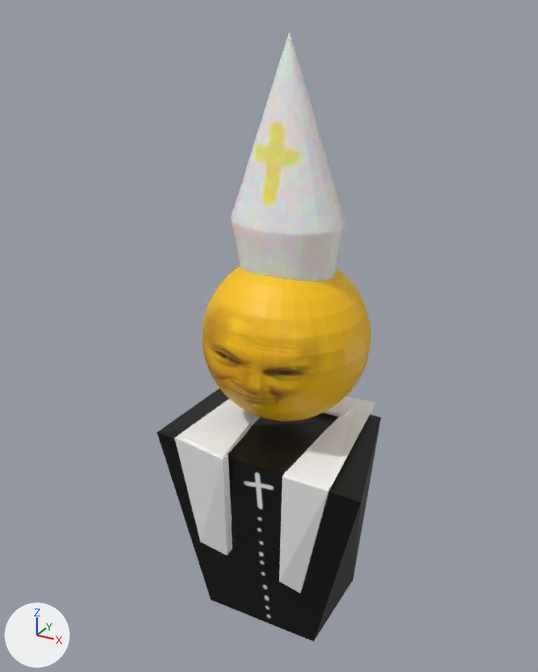
Renders of the Blender file Models/biskup.blend from each side of a commit.
Camera for both pictures: a 50 mm camera at (0.933, -1.803, 1.862) aimed at (-0.044, -0.026, 0.974). Every picture has the same lights, and +X, +Y and +Z are marked at lower left.
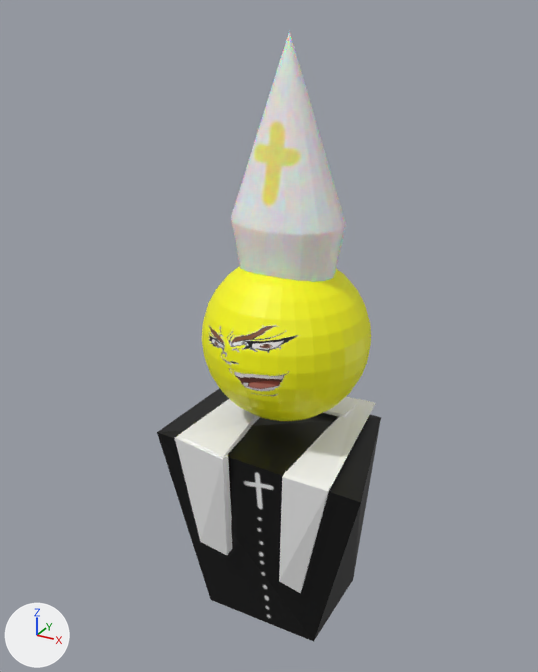
Location of each change, [x1, y1, x2, y2] in pixels of the pictures (538 x 672 px):
```json
{"object": "Cube", "change": "surface changed", "before": [202, 266, 371, 421], "after": [202, 266, 371, 421]}
```

Scene script edits in JSON lines:
```json
{"op": "add", "block": "img_biskup_glowa", "code": ["img_biskup_glowa = load_image('biskup glowa', '../Assets/Textures/biskup twarz.png', 1024, 1024, 'sRGB')"]}
{"op": "set", "path": "mat_material_005.texture", "old": "img_ksiadz_twarz_png", "new": "img_biskup_glowa"}
```
